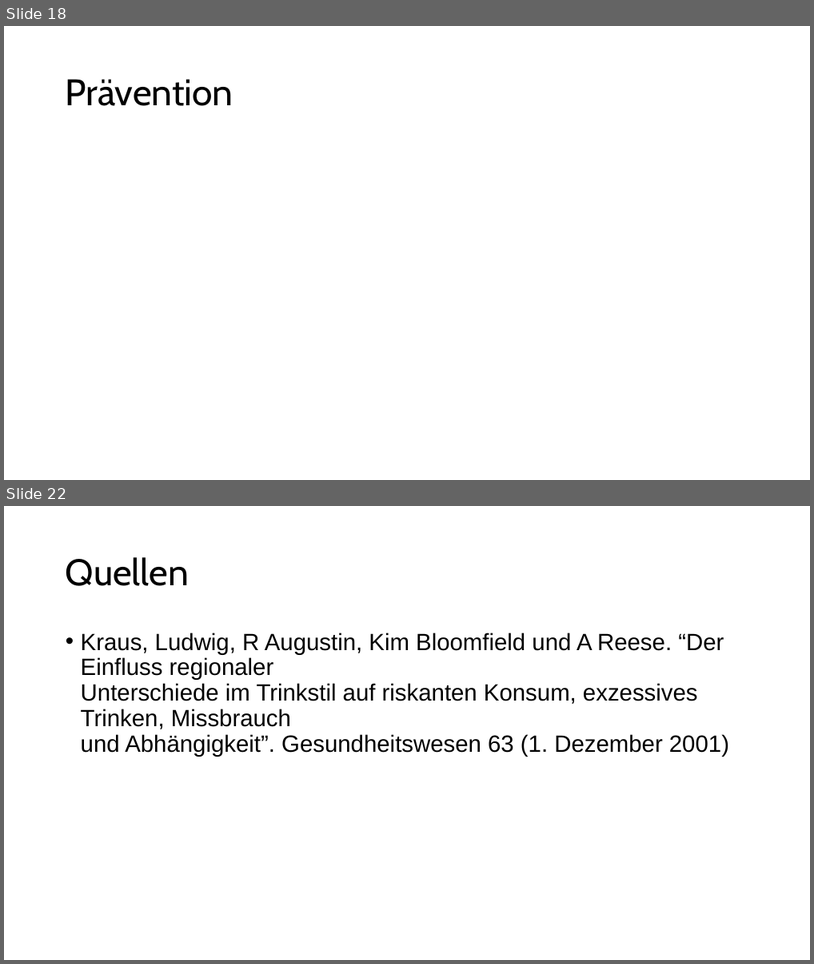
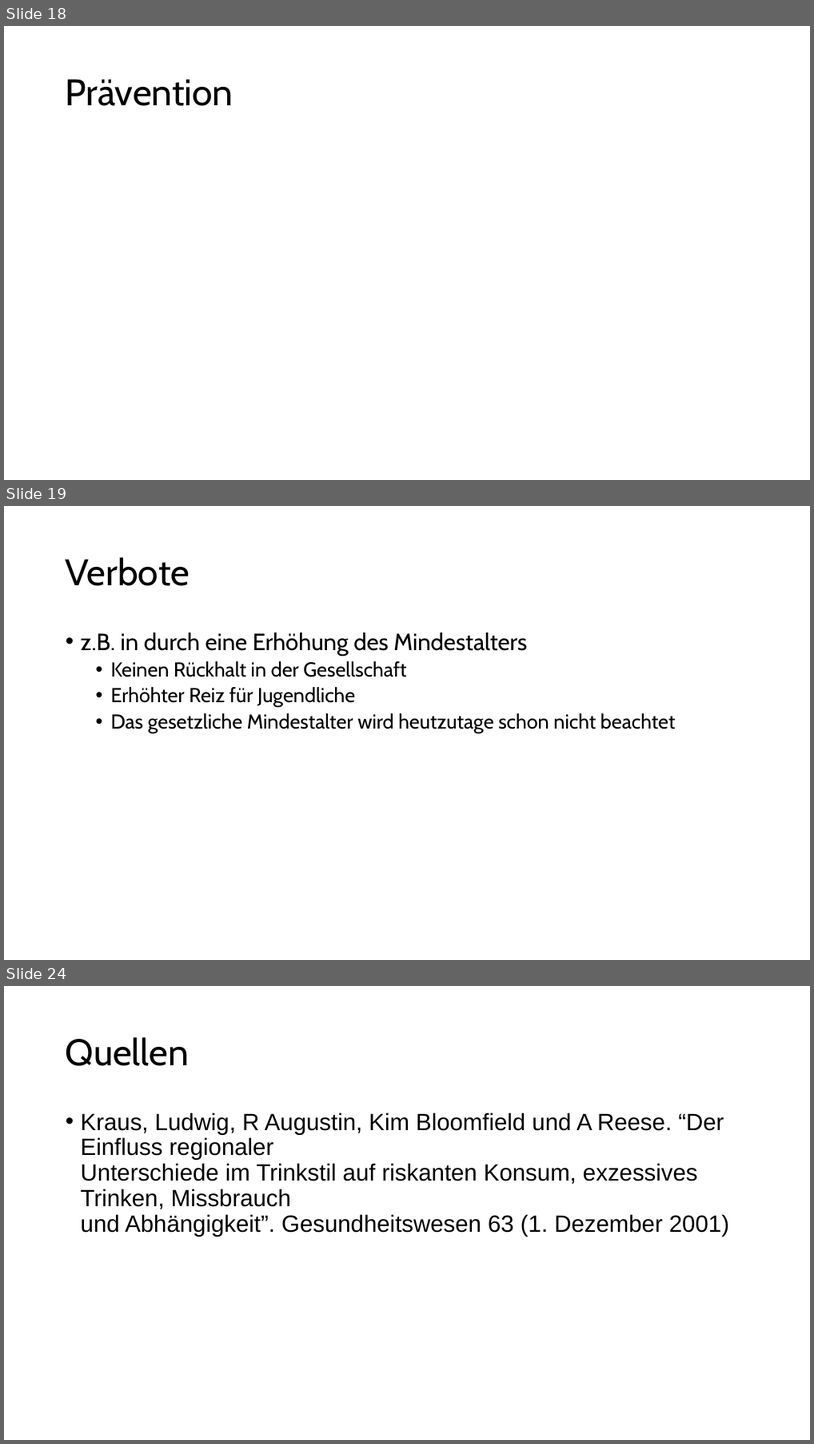
Before and after one commit to Bergschaf/Seminarkurs, a slide deck: präsi/Präsentation.odp. Shown one above the other, each under a label of ours: slides 18 and 22 before the commit, slides 18, 19 and 24 after it; the slides between them are not shown. The pictures are 814x964 and 814x1444 pixels, drawn with LibreOffice and Linux fonts; fonts in the diff are those of the drawing. Boxes give left, top, right and bottom in pixels: in the first picture for what was removed or moved away, otherwise in the second. Text is boxed around its words. In the diff, an @@ line names an element or a change of style, - is before the commit and + after.

```diff
--- a/präsi/Präsentation.odp
+++ b/präsi/Präsentation.odp
@@ slide 19 added at (x1=4, y1=506, x2=810, y2=960), background #FFFFFF @@
@@ title added at (x1=66, y1=557, x2=190, y2=586), 44 pt, text #000000 @@
+Verbote
@@ text added at (x1=81, y1=632, x2=676, y2=733), 24 pt, text #000000 @@
+• z.B. in durch eine Erhöhung des Mindestalters
+  • Keinen Rückhalt in der Gesellschaft
+  • Erhöhter Reiz für Jugendliche
+  • Das gesetzliche Mindestalter wird heutzutage schon nicht beachtet
@@ what was slide 22 is now slide 24 @@
```
Also in this commit, not shown: 1 slide changed, 5 other slides added, 4 slides removed.
